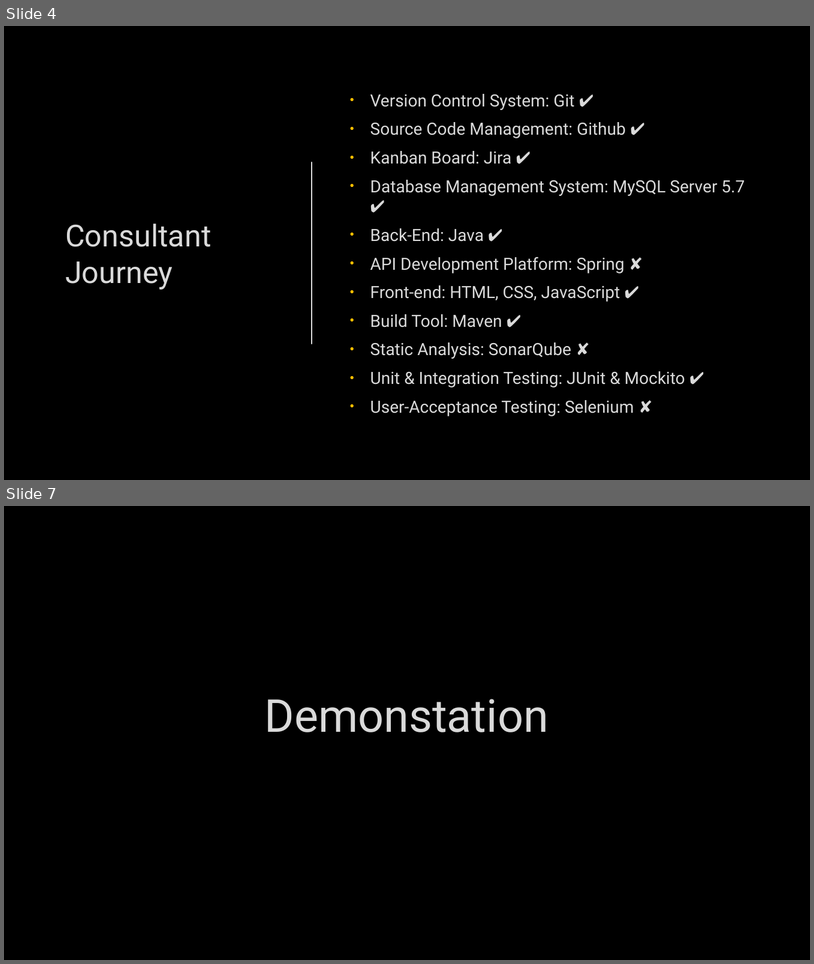
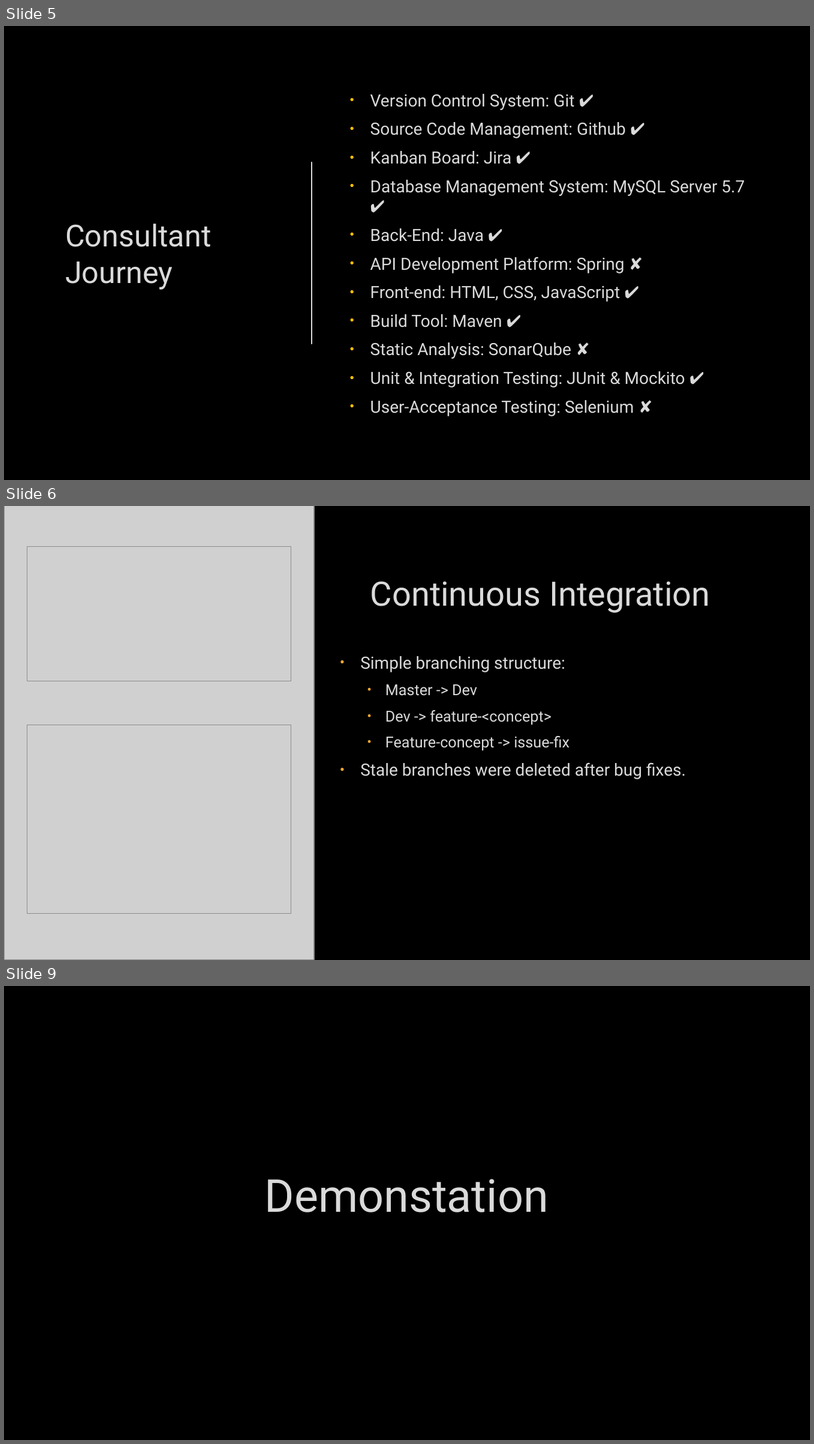
Before and after one commit to jacobwinkworth-qa/To-do-List, a slide deck: docs/tdla.pptx. Shown one above the other, each under a label of ours: slides 4 and 7 before the commit, slides 5, 6 and 9 after it; the slides between them are not shown. The pictures are 814x964 and 814x1444 pixels, drawn with LibreOffice and Linux fonts; fonts in the diff are those of the drawing; grey boxes stand for pictures; background and template pictures are left out. Boxes give left, top, right and bottom in pixels: in the first picture for what was removed or moved away, otherwise in the second. Text is boxed around its words. In the diff, an @@ line names an element or a change of style, - is before the commit and + after.

```diff
--- a/docs/tdla.pptx
+++ b/docs/tdla.pptx
@@ slide 6 added at bbox=[4, 506, 810, 960], background picture (left out) @@
@@ picture added at bbox=[4, 506, 314, 960] @@
@@ picture added at bbox=[27, 547, 291, 681] @@
@@ title added at bbox=[371, 581, 710, 613], 40 pt, text #DADADA @@
+Continuous Integration
@@ text added at bbox=[360, 656, 686, 779], 20 pt, text #DADADA @@
+• Simple branching structure:
+  • Master -> Dev
+  • Dev -> feature-<concept>
+  • Feature-concept -> issue-fix
+• Stale branches were deleted after bug fixes.
@@ picture added at bbox=[27, 724, 291, 913] @@
@@ what was slide 4 is now slide 5 @@
@@ what was slide 7 is now slide 9 @@
```
Also in this commit, not shown: 3 slides changed, 3 other slides added, 2 slides removed.
